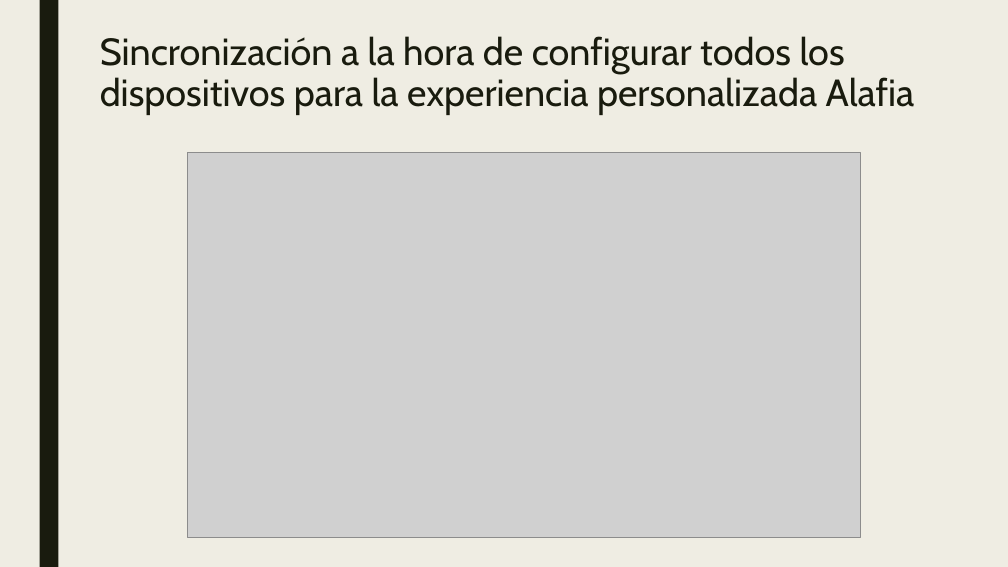
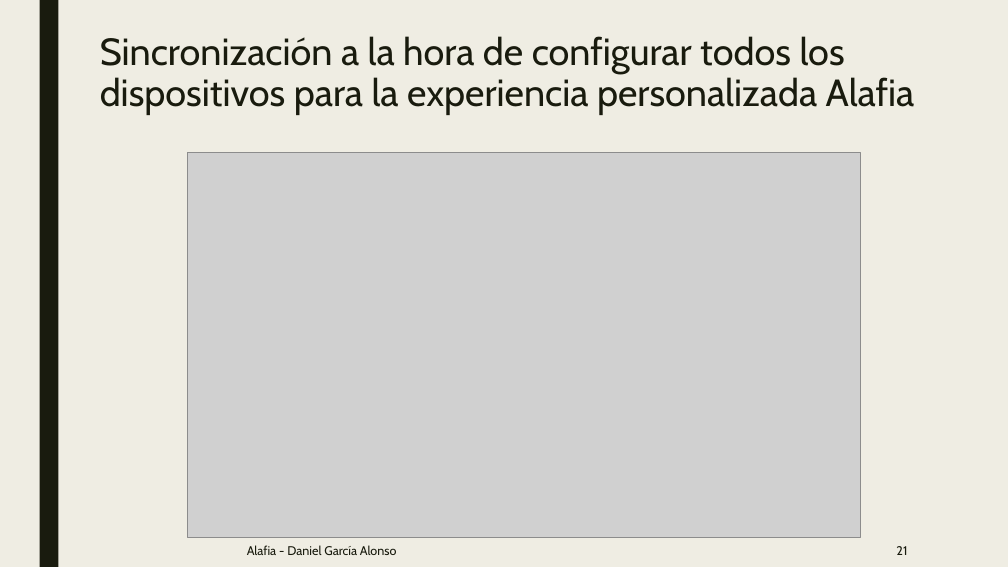
Before and after one commit to daniescorpio/Alafia, a slide deck: slide 21 of AlafiaPresentacion.pptx. Drawn at 1008x567 pixels with LibreOffice and Linux fonts; fonts in the diff are those of the drawing; grey boxes stand for pictures. Boxes give left, top, right and bottom in pixels: in the first picture for what was removed or moved away, otherwise in the second. Text is boxed around its words. In the diff, an @@ line names an element or a change of style, - is before the commit and + after.

```diff
--- a/AlafiaPresentacion.pptx
+++ b/AlafiaPresentacion.pptx
@@ text added at (247, 545, 397, 555), 12 pt, text #191B0E @@
+Alafia - Daniel García Alonso
@@ page number added at (896, 546, 907, 555), 12 pt, text #191B0E @@
+21
```
Also in this commit, not shown: 24 other slides changed, 1 slide added, 2 slides removed.
